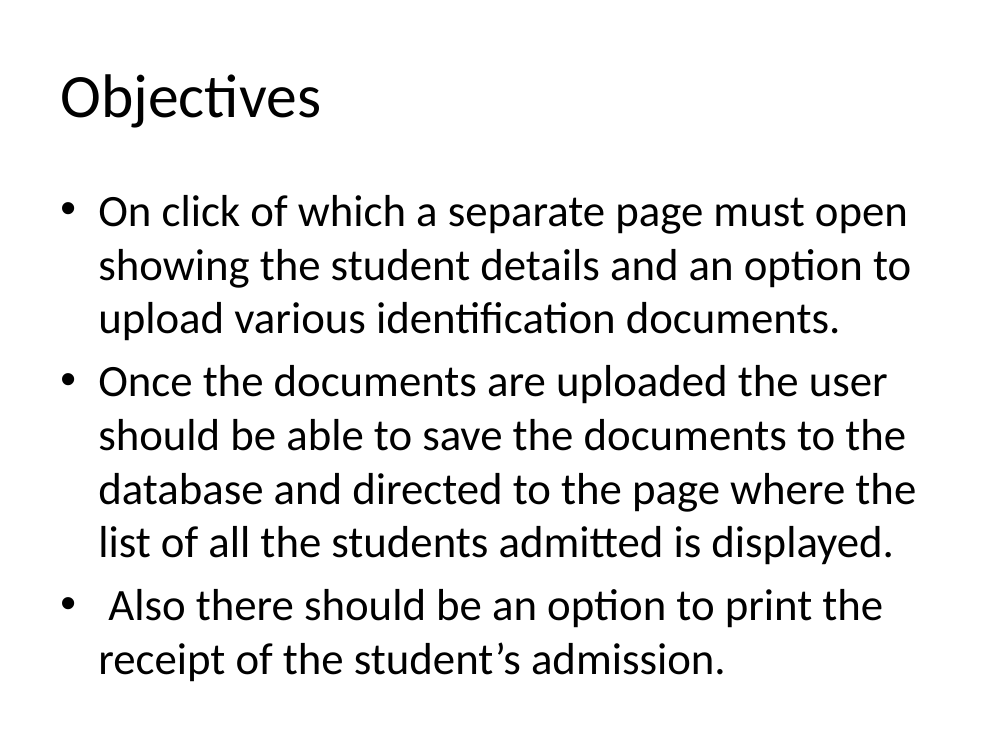
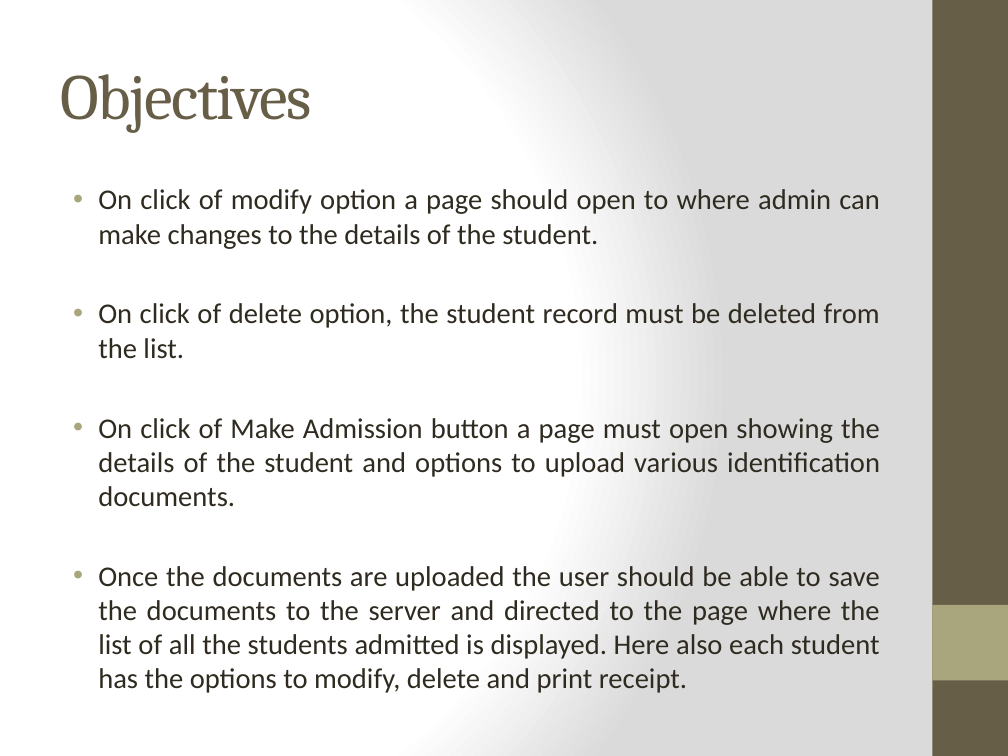
Before and after one commit to abhiyankgoyal/internshipProject, a slide deck: slide 5 of Internship Presentation.pptx. Drawn at 1008x756 pixels with LibreOffice and Linux fonts; fonts in the diff are those of the drawing; background and template pictures are left out. Boxes give left, top, right and bottom in pixels: in the first picture for what was removed or moved away, otherwise in the second. Text is boxed around its words. In the diff, an @@ line names an element or a change of style, - is before the commit and + after.

```diff
--- a/Internship Presentation.pptx
+++ b/Internship Presentation.pptx
@@ background #FFFFFF to gradient #FFFFFF to #DADADA @@
@@ rectangle added at (932,0,1008,756), fill #675E47 @@
@@ title "Objectives" at (60,74,311,133): size 44 to 46 pt, font Calibri to Cambria, text colour #000000 to #675E47, letter spacing 0 to -1 pt @@
@@ text at (98,189,880,693): text changed; size 32 to 20.4 pt; text colour #000000 to #2F2B20 @@
-• On click of which a separate page must open showing the student details and an option to upload various identification documents.
-• Once the documents are uploaded the user should be able to save the documents to the database and directed to the page where the list of all the students admitted is displayed.
-• Also there should be an option to print the receipt of the student’s admission.
+• On click of modify option a page should open to where admin can make changes to the details of the student.
+• On click of delete option, the student record must be deleted from the list.
+• On click of Make Admission button a page must open showing the details of the student and options to upload various identification documents.
+• Once the documents are uploaded the user should be able to save the documents to the server and directed to the page where the list of all the students admitted is displayed. Here also each student has the options to modify, delete and print receipt.
@@ rectangle added at (932,605,1008,680), fill #A9A57C @@
```
Also in this commit, not shown: 16 other slides changed, 6 slides added, 4 slides removed.
